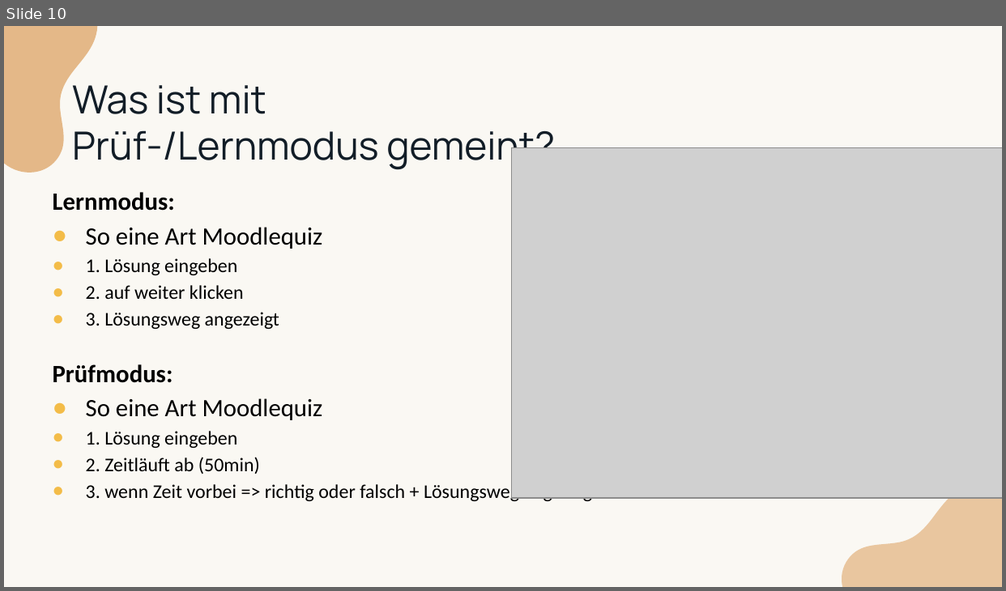
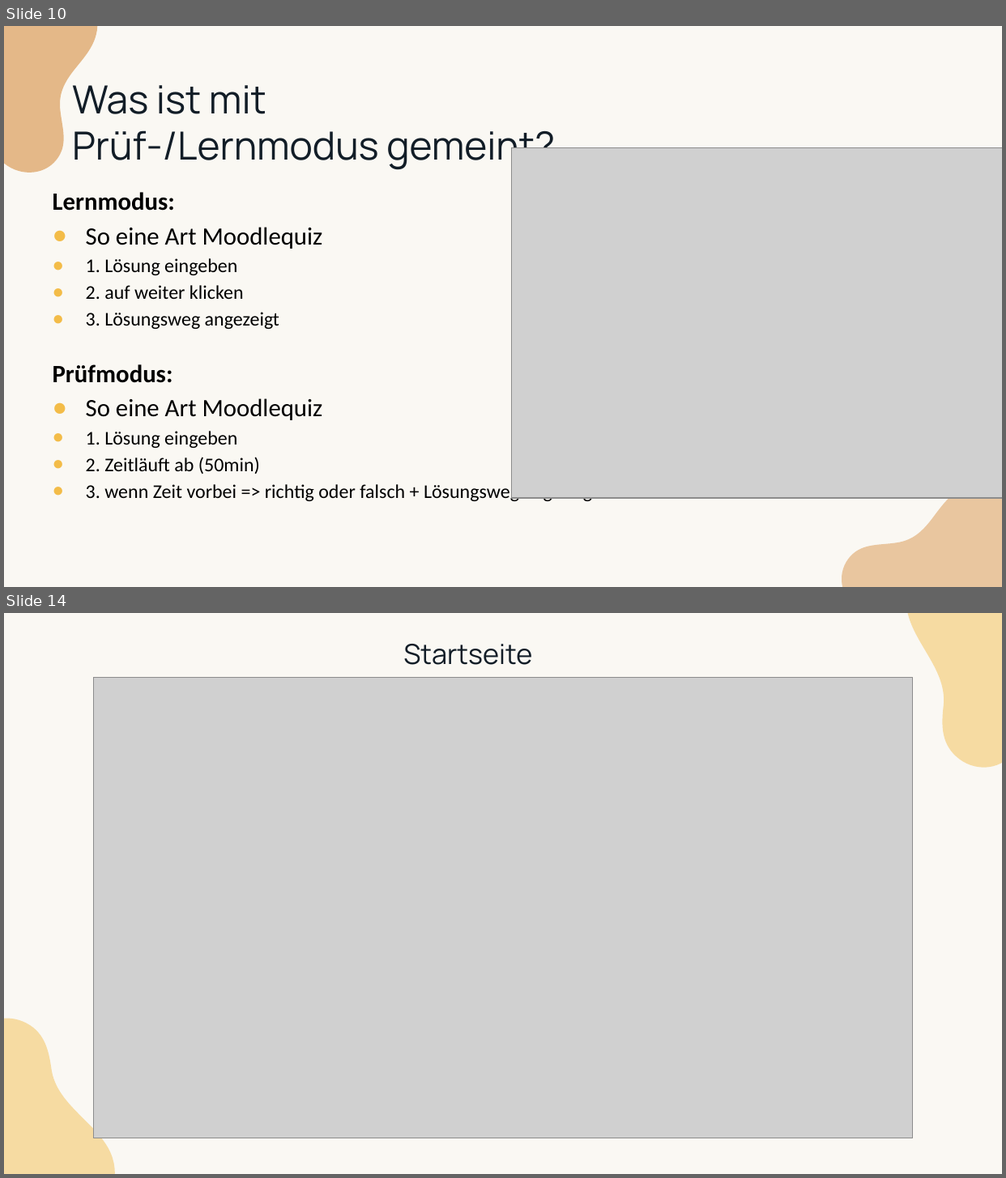
Before and after one commit to LearnHubITP/LearnHub, a slide deck: LearnHub.pptx. Shown one above the other, each under a label of ours: slide 10 before the commit, slides 10 and 14 after it; the slides between them are not shown. The pictures are 1006x591 and 1006x1178 pixels, drawn with LibreOffice and Linux fonts; fonts in the diff are those of the drawing; grey boxes stand for pictures. Boxes give left, top, right and bottom in pixels: in the first picture for what was removed or moved away, otherwise in the second. Text is boxed around its words. In the diff, an @@ line names an element or a change of style, - is before the commit and + after.

```diff
--- a/LearnHub.pptx
+++ b/LearnHub.pptx
@@ slide 14 added at [4, 613, 1002, 1174], background #FAF8F3 @@
@@ freeform shape added at [853, 613, 1002, 783], fill #F3BC48 at 47% opacity @@
@@ text added at [403, 644, 532, 665], 20 pt, text #121D27 @@
+Startseite
@@ picture added at [94, 678, 913, 1139] @@
@@ freeform shape added at [4, 1003, 162, 1174], fill #F3BC48 at 47% opacity @@
```
Also in this commit, not shown: 1 slide changed, 4 other slides added, 3 slides removed.
